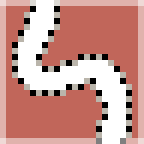
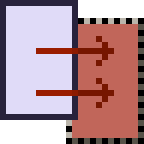
Revision of a layered 144px x 144px image; what changed, layer by layer:
hid "Paintbrush-erase" over <box>0,0,144,144</box>
added layer "Down right arrow" above "Field" over <box>36,36,114,108</box>
added layer "Field" above "Right" over <box>0,0,78,120</box>
added layer "Right" above "Lower-right" over <box>66,18,144,144</box>
